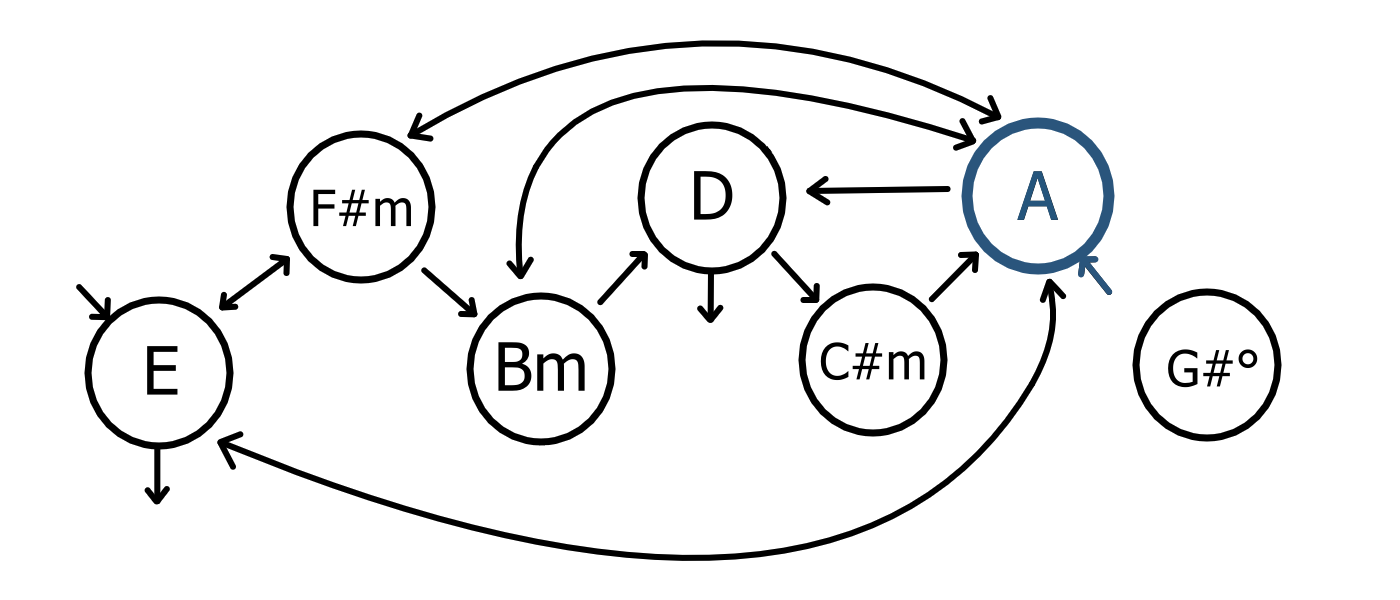
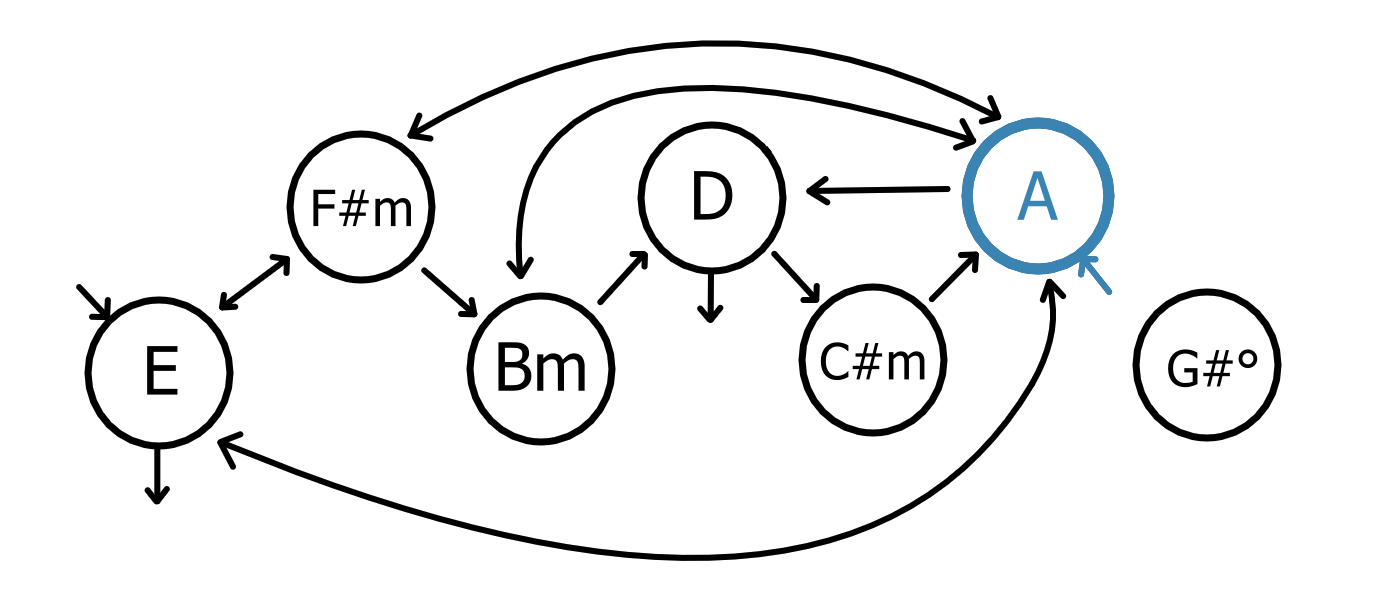
Before/after of a 1400 x 600 layered artwork. What changed in the layer stack:
painted on "Ring" (1st of 7, in "7" › "Unselected") over left=1088, top=184, right=1115, bottom=295
painted on "Paint Layer 9" over left=1024, top=192, right=1115, bottom=295
painted on "Paint Layer 2" (2nd of 7, in "6" › "Selected") over left=961, top=117, right=1115, bottom=295
hid group "Unselected" (2nd of 7, in "6") (3 layers) over left=961, top=117, right=1115, bottom=295
painted on "Ring" (2nd of 7, in "6" › "Unselected") over left=961, top=117, right=1115, bottom=295
painted on "Ring" (3rd of 7, in "5" › "Unselected") over left=981, top=248, right=1024, bottom=273
painted on "Paint Layer 3" over left=961, top=117, right=1088, bottom=278
